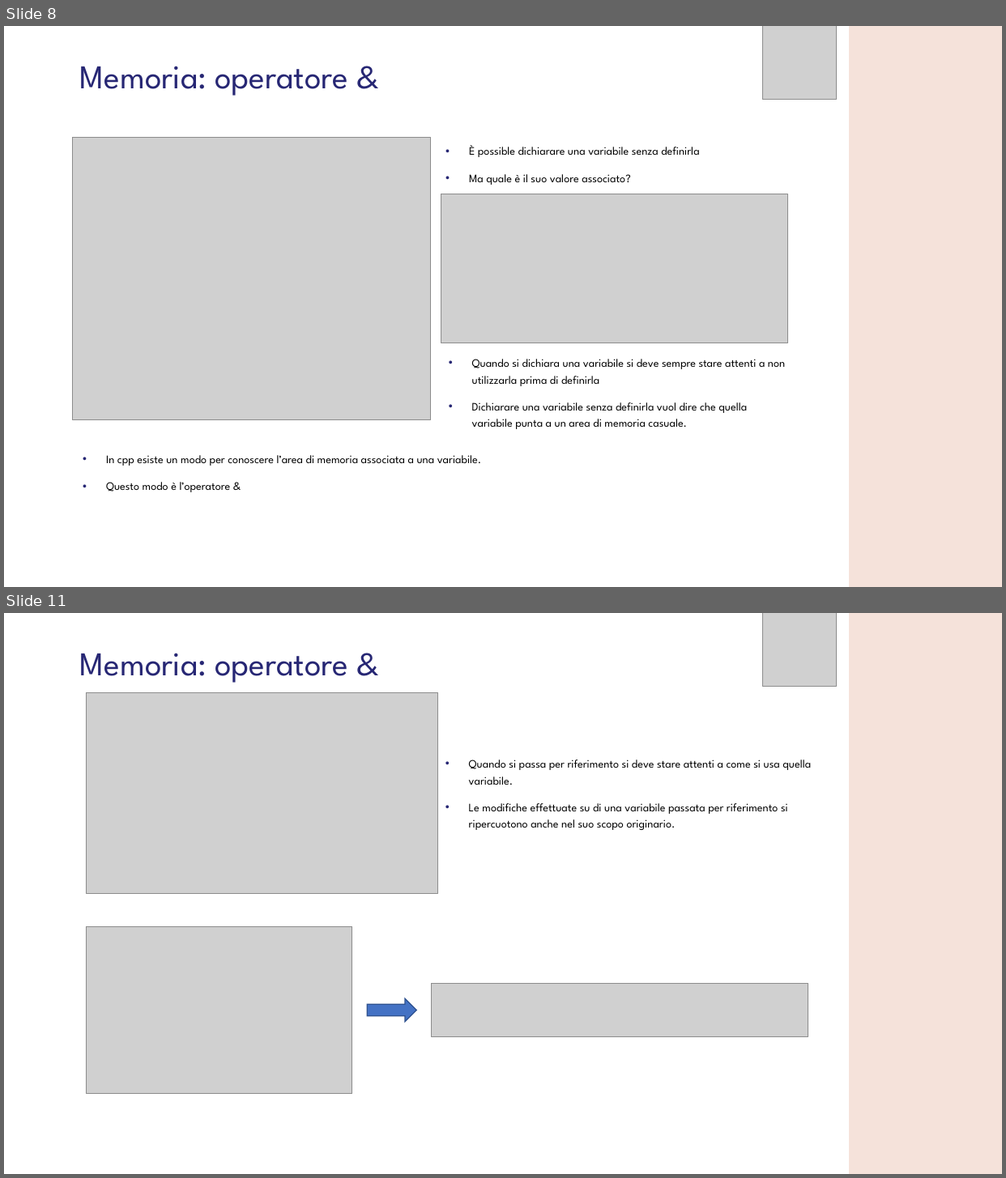
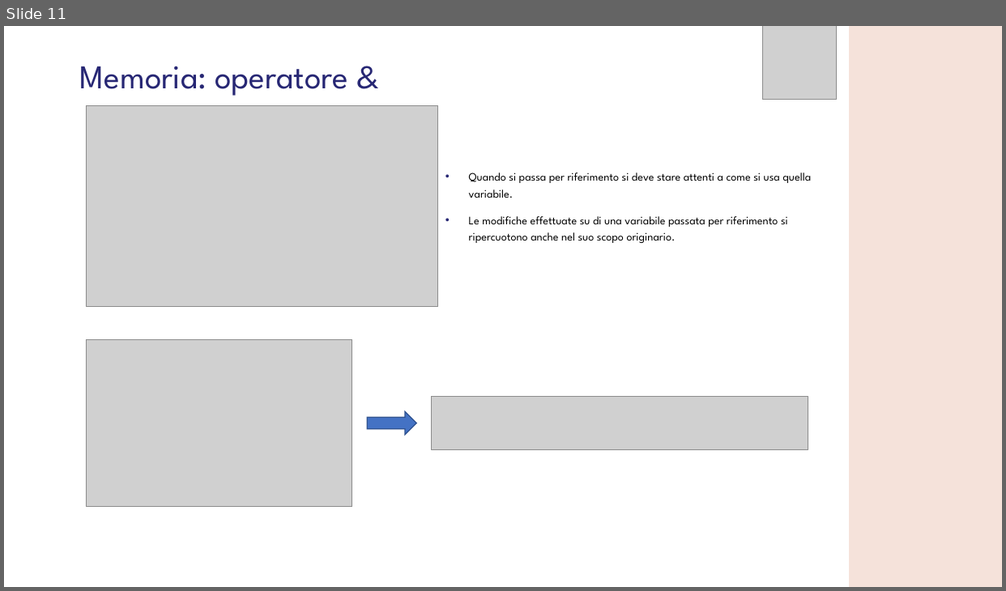
Before and after one commit to GMATZEU42/WS, a slide deck: WS04/WS_4.odp. Shown one above the other, each under a label of ours: slides 8 and 11 before the commit, slide 11 after it; the slides between them are not shown. The pictures are 1006x1178 and 1006x591 pixels, drawn with LibreOffice and Linux fonts; fonts in the diff are those of the drawing; grey boxes stand for pictures; background and template pictures are left out. Boxes give left, top, right and bottom in pixels: in the first picture for what was removed or moved away, otherwise in the second. Text is boxed around its words. In the diff, an @@ line names an element or a change of style, - is before the commit and + after.

```diff
--- a/WS04/WS_4.odp
+++ b/WS04/WS_4.odp
@@ slide 8 removed at (4, 26, 1002, 587), background #FFFFFF; not listed: 1 template element that a slide beside it also shows @@
@@ picture removed at (762, 26, 837, 100) @@
@@ title removed at (80, 66, 348, 96) @@
-Memoria: operatore &
@@ picture removed at (73, 138, 431, 420) @@
@@ text removed at (469, 145, 699, 185) @@
-• È possible dichiarare una variabile senza definirla
-• Ma quale è il suo valore associato?
@@ picture removed at (441, 194, 788, 344) @@
@@ text removed at (472, 359, 785, 429) @@
-• Quando si dichiara una variabile si deve sempre stare attenti a non utilizzarla prima di definirla
-• Dichiarare una variabile senza definirla vuol dire che quella variabile punta a un area di memoria casuale.
@@ text removed at (106, 455, 482, 493) @@
-• In cpp esiste un modo per conoscere l’area di memoria associata a una variabile.
-• Questo modo è l’operatore &
```
Also in this commit, not shown: 3 slides changed, 4 slides added, 3 other slides removed.
